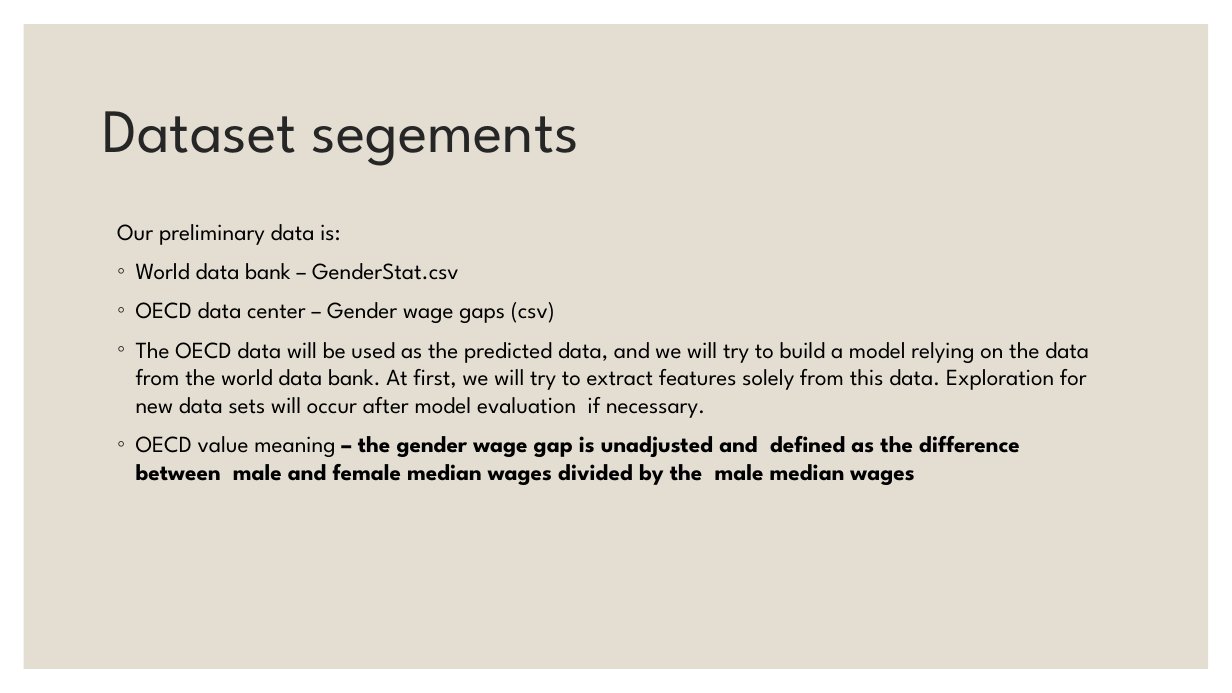
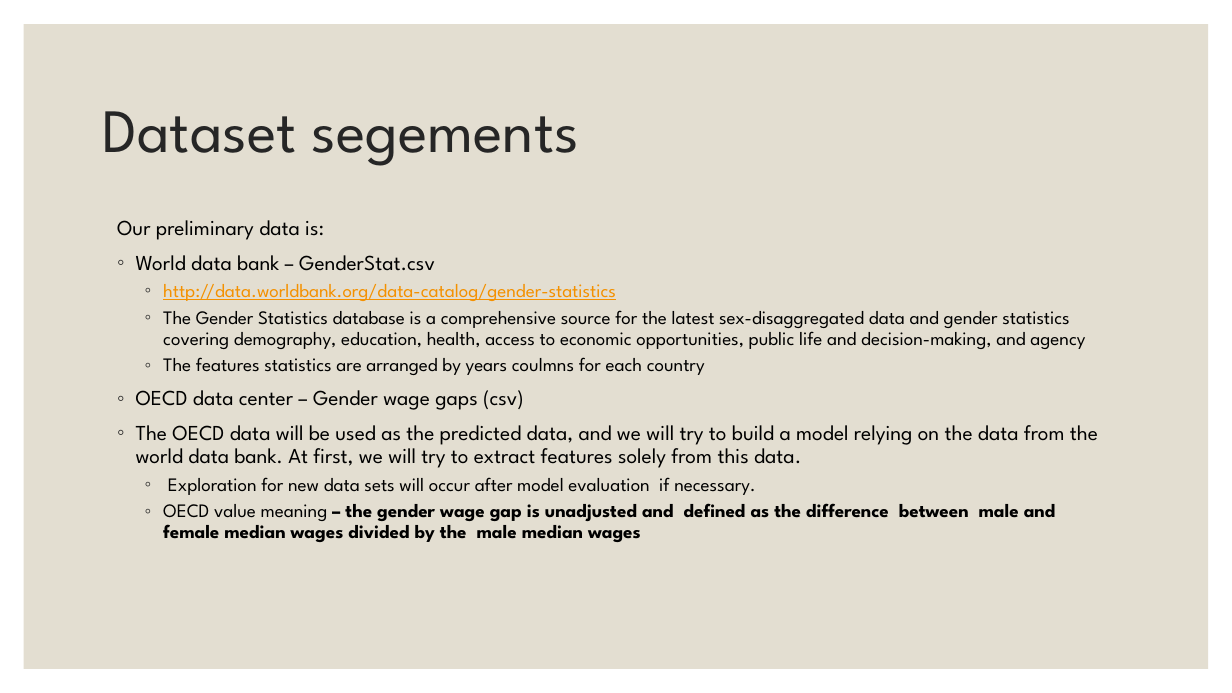
Before and after one commit to EylonSaadon/DataScienceWorkShop, a slide deck: slide 3 of Sallary gap predictionfrom Project Demo.pptx. Drawn at 1232x693 pixels with LibreOffice and Linux fonts; fonts in the diff are those of the drawing. Boxes give left, top, right and bottom in pixels: in the first picture for what was removed or moved away, otherwise in the second. Text is boxed around its words. In the diff, an @@ line names an element or a change of style, - is before the commit and + after.

Commit message:
presentation

```diff
--- a/Sallary gap predictionfrom Project Demo.pptx
+++ b/Sallary gap predictionfrom Project Demo.pptx
@@ text at (117, 220, 1056, 542): size 18 to 16.6 pt in "Our preliminary data is:", "World data bank – GenderStat.csv", "OECD data center – Gender wage gaps ..."; size 18 to 14.8 pt in "OECD value meaning – the gender wage ..."; line spacing 1 to 0.9; list level 1 to 2 in "OECD value meaning – the ..." @@
@@ text at (163, 284, 1085, 375): paragraphs added @@
+  ◦ http://data.worldbank.org/data-catalog/gender-statistics
+  ◦ The Gender Statistics database is a comprehensive source for the latest sex-disaggregated data and gender statistics covering demography, education, health, access to economic opportunities, public life and decision-making, and agency
+  ◦ The features statistics are arranged by years coulmns for each country
@@ text at (136, 425, 1098, 495): text changed; size 18 to 16.6 pt @@
-◦ The OECD data will be used as the predicted data, and we will try to build a model relying on the data from the world data bank. At first, we will try to extract features solely from this data. Exploration for new data sets will occur after model evaluation if necessary.
+◦ The OECD data will be used as the predicted data, and we will try to build a model relying on the data from the world data bank. At first, we will try to extract features solely from this data.
+  ◦ Exploration for new data sets will occur after model evaluation if necessary.
```
Also in this commit, not shown: 3 other slides changed.
